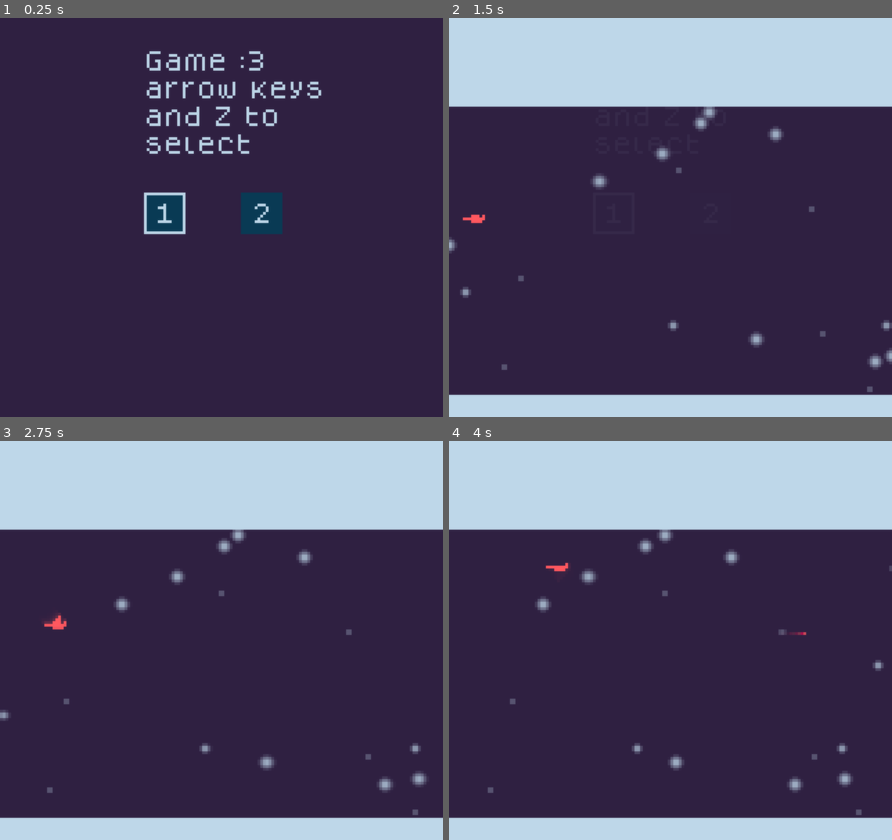
Above: before the commit, frames 1-4 (two rows, left to right).
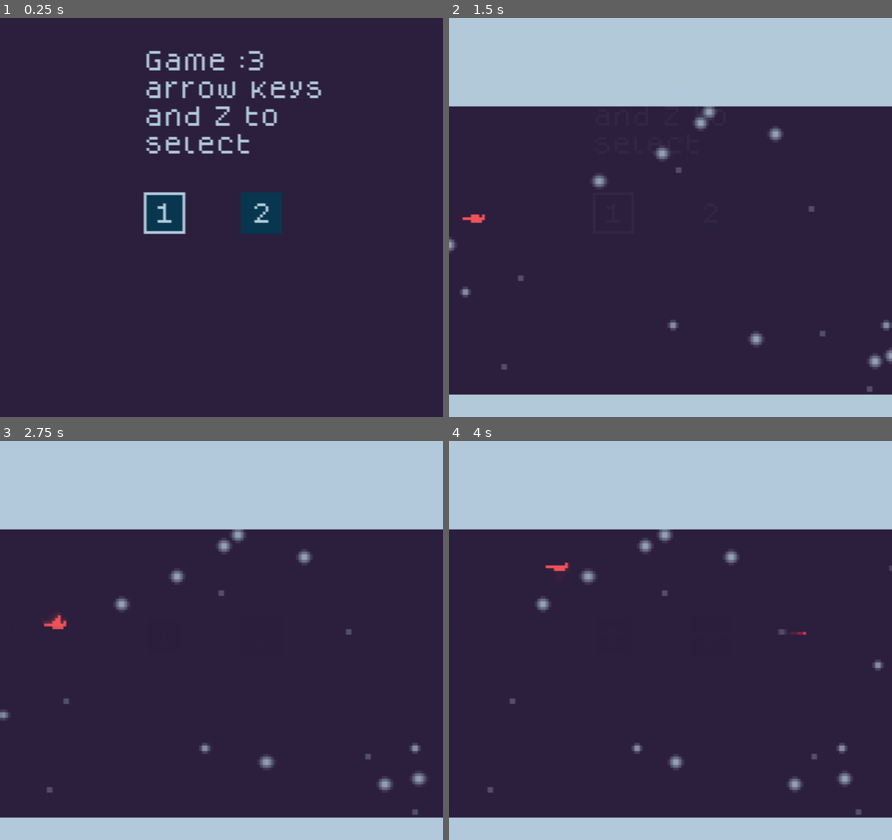
Above: after the commit, the same moments.

Repository: SmallConfusion/Redbird
Game: Godot game, scene res://main.tscn
Same seed, same stepped clock (60 frames per second), same inputs: the game is played once before the commit and once after it. Sound files missing from this copy of the repository are replaced by a short silence.
Inputs:
- Up to frame 1 (0.25 s): no input
- Up to frame 2 (1.5 s): tap Enter at 0.5 s; hold Right (Right) 0.53-1.28 s; hold Down (Fall) 0.53-1.28 s; tap Up (Flap) at 0.77, 1.07 s; tap Space at 1.25 s; hold Left (Left) from 1.28 s (still down); tap Z (Fire) at 1.35 s
- Up to frame 3 (2.75 s): tap Up (Flap) at 1.52, 1.82 s; release Left (Left) at 2.03 s; hold Right (Right) from 2.03 s (still down); hold Down (Fall) from 2.03 s (still down)
- Up to frame 4 (4 s): release Down (Fall) at 2.78 s; tap Z (Fire) at 2.85 s; tap Up (Flap) at 3.02, 3.32, 3.77 s; release Right (Right) at 3.53 s; hold Left (Left) from 3.53 s (still down); hold Down (Fall) from 3.53 s (still down)

The runs differ from the first frame. In frame 1, 1.3% of the frame differs, in the area x 32-73%, y 8-55%; in frame 2, 0.5%; in frame 3, 0.5%; in frame 4, 0.5%.

Commit message:
Added working blur

Diff:
--- a/game/enemy/basic/basic_enemy.gd
+++ b/game/enemy/basic/basic_enemy.gd
@@ -56,12 +56,12 @@
 		instance.position = global_position
 		game_scene.add_child(instance)
 
-		SoundManager.play("enemy", "fire")
+		SoundManager.play("basic_enemy", "fire")
 
 
 func hit(_damage):
 	if enabled:
-		SoundManager.play("enemy", "die")
+		SoundManager.play("basic_enemy", "die")
 		queue_free()
 
 func destroy():
--- a/game/enemy/basic/basic_enemy.tscn
+++ b/game/enemy/basic/basic_enemy.tscn
@@ -93,7 +93,7 @@
 
 [node name="SoundBank" type="Node" parent="."]
 script = ExtResource("3_bo2io")
-label = "enemy"
+label = "basic_enemy"
 bus = "sfx"
 events = Array[ExtResource("4_78pwd")]([SubResource("Resource_4y7un"), SubResource("Resource_1j08k")])
 
--- a/game/enemy/octave/octave_enemy.gd
+++ b/game/enemy/octave/octave_enemy.gd
@@ -55,7 +55,7 @@
 	if bullet_timer <= 0:
 		bullet_timer = bullet_cooldown
 		$AnimatedSprite2D.play("fire")
-		SoundManager.play("enemy", "fire")
+		SoundManager.play("octave_enemy", "fire")
 		_shoot()
 
 
@@ -73,7 +73,7 @@
 
 func hit(_damage):
 	if enabled:
-		SoundManager.play("enemy", "die")
+		SoundManager.play("octave_enemy", "die")
 		queue_free()
 
 
--- a/game/enemy/octave/octave_enemy.tscn
+++ b/game/enemy/octave/octave_enemy.tscn
@@ -107,7 +107,7 @@
 
 [node name="SoundBank" type="Node" parent="."]
 script = ExtResource("3_78ltf")
-label = "enemy"
+label = "octave_enemy"
 bus = "sfx"
 events = Array[ExtResource("4_bb3ir")]([SubResource("Resource_4y7un"), SubResource("Resource_1j08k")])
 
--- a/main.tscn
+++ b/main.tscn
@@ -43,7 +43,10 @@
 
 [sub_resource type="ShaderMaterial" id="ShaderMaterial_eegpy"]
 shader = ExtResource("4_1p6e5")
-shader_parameter/blur_amount = 0.35
+shader_parameter/blur_type = 2
+shader_parameter/blur_amount = 2
+shader_parameter/blur_radius = 1.0
+shader_parameter/blur_direction = Vector2(1, 1)
 
 [node name="Control" type="Control"]
 layout_mode = 3
--- a/vfx/blur.gdshader
+++ b/vfx/blur.gdshader
@@ -1,8 +1,145 @@
 shader_type canvas_item;
 
-uniform sampler2D screen_texture : hint_screen_texture, repeat_disable;
-uniform float blur_amount = 0.5;
+uniform sampler2D SCREEN_TEXTURE : hint_screen_texture, filter_linear_mipmap;
 
-void fragment() {
-	COLOR = textureLod(screen_texture, SCREEN_UV, blur_amount);
+// Xor's gausian blur function
+// Link: https://xorshaders.weebly.com/tutorials/blur-shaders-5-part-2
+// Defaults from: https://www.shadertoy.com/view/Xltfzj
+//
+// BLUR BLURRINESS (Default 8.0)
+// BLUR ITERATIONS (Default 16.0 - More is better but slower)
+// BLUR QUALITY (Default 4.0 - More is better but slower)
+//
+// Desc.: Don't have the best performance but will run on almost
+// anything, although, if developing for mobile, is better to use
+// 'texture_nodevgaussian(...) instead'.
+vec4 texture_xorgaussian(sampler2D tex, vec2 uv, vec2 pixel_size, float blurriness, int iterations, int quality){
+	float pi = 6.28;
+
+	vec2 radius = blurriness / (1.0 / pixel_size).xy;
+	vec4 blurred_tex = texture(tex, uv);
+
+	for(float d = 0.0; d < pi; d += pi / float(iterations)){
+		for( float i = 1.0 / float(quality); i <= 1.0; i += 1.0 / float(quality) ){
+			vec2 directions = uv + vec2(cos(d), sin(d)) * radius * i;
+			blurred_tex += texture(tex, directions);
+		}
+	}
+	blurred_tex /= float(quality) * float(iterations) + 1.0;
+
+	return blurred_tex;
 }
+
+// Experience-Monks' fast gaussian blur function
+// Link: https://github.com/Experience-Monks/glsl-fast-gaussian-blur/
+//
+// BLUR ITERATIONS (Default 16.0 - More is better but slower)
+// BLUR DIRECTION (Direction in which the blur is apllied, use vec2(1, 0) for first pass and vec2(0, 1) for second pass)
+//
+// Desc.: ACTUALLY PRETTY SLOW but still pretty good for custom cinematic
+// bloom effects, since this needs render 2 passes
+vec4 texture_monksgaussian_multipass(sampler2D tex, vec2 uv, vec2 pixel_size, int iterations, vec2 direction){
+	vec4 blurred_tex = vec4(0.0);
+	vec2 resolution = 1.0 / pixel_size;
+
+	for (int i=0; i < iterations; i++){
+		float size = float(iterations - i);
+
+		vec2 off1 = vec2(1.3846153846) * (direction * size);
+		vec2 off2 = vec2(3.2307692308) * (direction * size);
+
+		blurred_tex += texture(tex, uv) * 0.2270270270;
+		blurred_tex += texture(tex, uv + (off1 / resolution)) * 0.3162162162;
+		blurred_tex += texture(tex, uv - (off1 / resolution)) * 0.3162162162;
+		blurred_tex += texture(tex, uv + (off2 / resolution)) * 0.0702702703;
+		blurred_tex += texture(tex, uv - (off2 / resolution)) * 0.0702702703;
+	}
+
+	blurred_tex /= float(iterations) + 1.0;
+
+	return blurred_tex;
+}
+
+// u/_NoDev_'s gaussian blur function
+// Discussion Link: https://www.reddit.com/r/godot/comments/klgfo9/help_with_shaders_in_gles2/
+// Code Link: https://postimg.cc/7JDJw80d
+//
+// BLUR BLURRINESS (Default 8.0 - More is better but slower)
+// BLUR RADIUS (Default 1.5)
+// BLUR DIRECTION (Direction in which the blur is apllied, use vec2(1, 0) for first pass and vec2(0, 1) for second pass)
+//
+// Desc.: Really fast and GOOD FOR MOST CASES, but might NOT RUN IN THE WEB!
+// use 'texture_xorgaussian' instead if you found any issues.
+vec4 texture_nodevgaussian_singlepass(sampler2D tex, vec2 uv, vec2 pixel_size, float blurriness, float radius){
+	float pi = 3.14;
+	float n = 0.0015;
+
+	vec4 blurred_tex = vec4(0);
+
+	float weight;
+	for (float i = -blurriness; i <= blurriness; i++){
+		float d = i / pi;
+		vec2 anchor = vec2(cos(d), sin(d)) * radius * i;
+		vec2 directions = uv + pixel_size * anchor;
+		blurred_tex += texture(tex, directions) * n;
+		if (i <= 0.0) {n += 0.0015; }
+		if (i > 0.0) {n -= 0.0015; }
+		weight += n;
+	}
+
+	float norm = 1.0 / weight;
+	blurred_tex *= norm;
+	return blurred_tex;
+}
+vec4 texture_nodevgaussian_multipass(sampler2D tex, vec2 uv, vec2 pixel_size, float blurriness, vec2 direction){
+	float n = 0.0015;
+
+	vec4 blurred_tex = vec4(0);
+
+	float weight;
+	for (float i = -blurriness; i <= blurriness; i++){
+		vec2 directions = uv + pixel_size * (direction * i);
+		blurred_tex += texture(tex, directions) * n;
+		if (i <= 0.0) {n += 0.0015; }
+		if (i > 0.0) {n -= 0.0015; }
+		weight += n;
+	}
+
+	float norm = 1.0 / weight;
+	blurred_tex *= norm;
+	return blurred_tex;
+}
+
+//  -- EXAMPLE CODE -- //
+uniform int blur_type = 0;
+uniform int blur_amount = 16;
+uniform float blur_radius = 1;
+uniform vec2 blur_direction = vec2(1, 1);
+void fragment(){
+	vec2 uv = FRAGCOORD.xy / (1.0 / SCREEN_PIXEL_SIZE).xy;
+
+	if (blur_type == 0)
+	{
+		vec4 xorgaussian = texture_xorgaussian(SCREEN_TEXTURE, uv, SCREEN_PIXEL_SIZE, float(blur_amount), 16, 4);
+		COLOR =  xorgaussian;
+	}
+	else if (blur_type == 1)
+	{
+		vec4 monksgaussian_multipass = texture_monksgaussian_multipass(SCREEN_TEXTURE, uv, SCREEN_PIXEL_SIZE, blur_amount, blur_direction);
+		COLOR =  monksgaussian_multipass;
+	}
+	else if (blur_type == 2)
+	{
+		vec4 nodevgaussian_singlepass = texture_nodevgaussian_singlepass(SCREEN_TEXTURE, uv, SCREEN_PIXEL_SIZE, float(blur_amount), blur_radius);
+		COLOR =  nodevgaussian_singlepass;
+	}
+	else if (blur_type == 3)
+	{
+		vec4 nodevgaussian_multipass = texture_nodevgaussian_multipass(SCREEN_TEXTURE, uv, SCREEN_PIXEL_SIZE, float(blur_amount), blur_direction);
+		COLOR =  nodevgaussian_multipass;
+	}
+	else
+	{
+		COLOR =  texture(SCREEN_TEXTURE, uv);
+	}
+}
